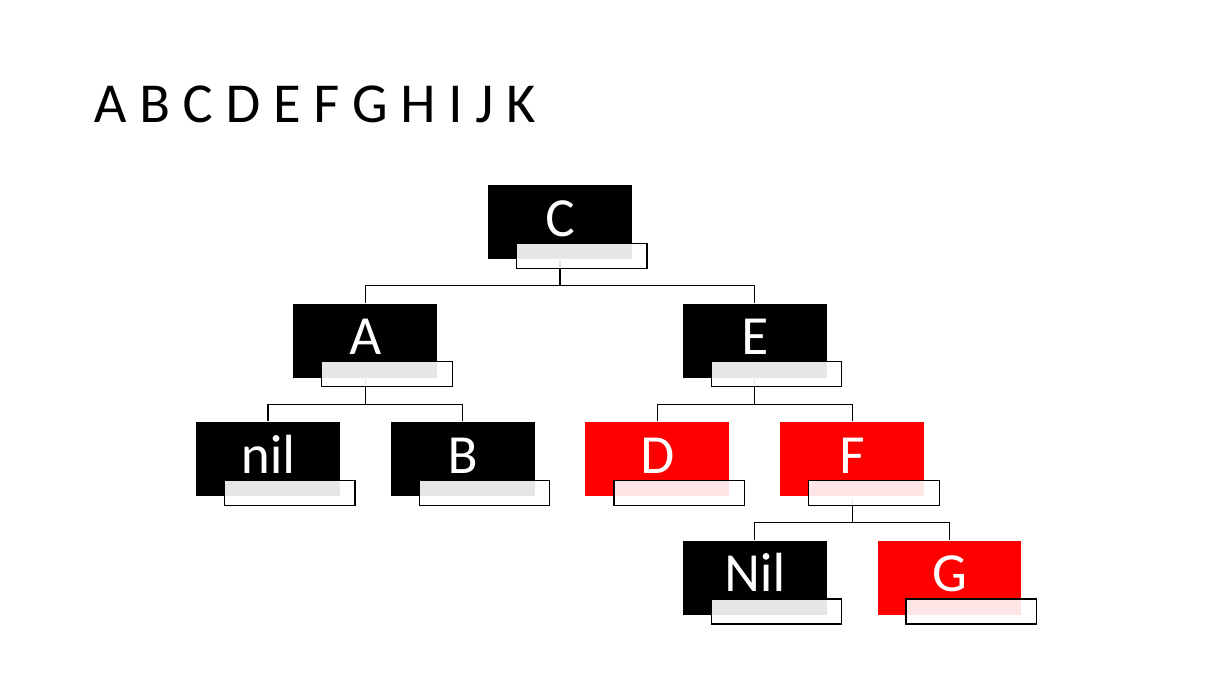
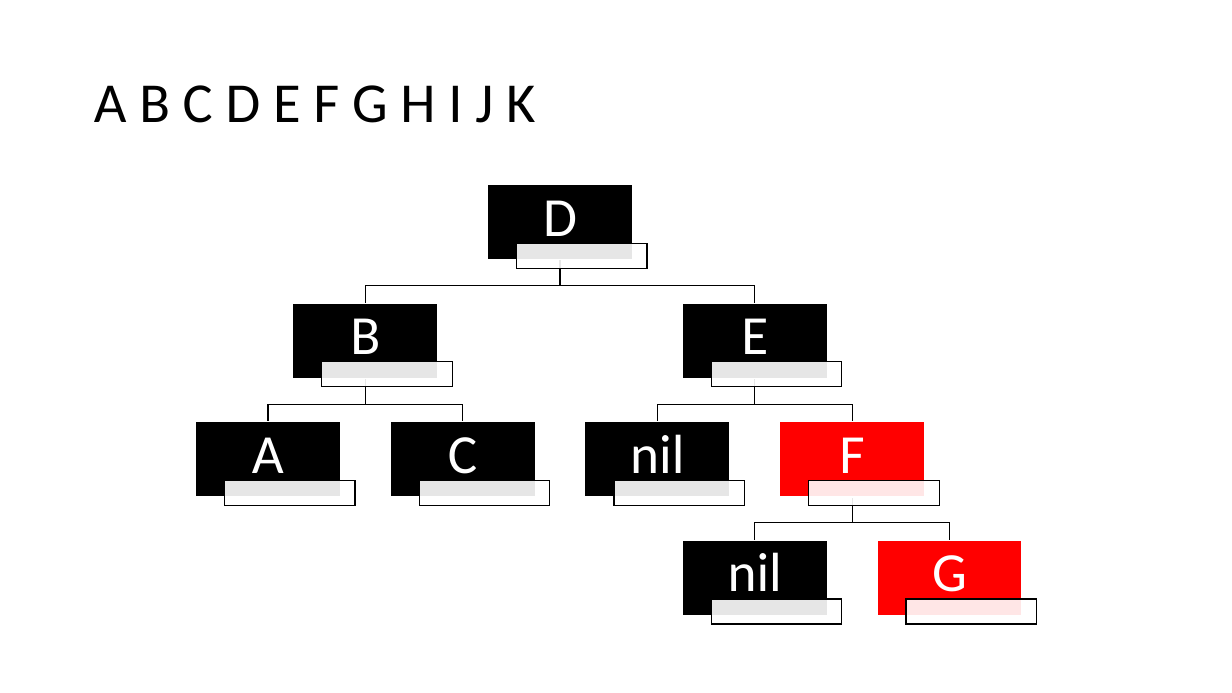
Before and after one commit to TeamOhneNamen/haw.bai3.adp, a slide deck: slide 28 of doc/p3/3.3.pptx (slide 30 before the commit). Drawn at 1232x693 pixels with LibreOffice and Linux fonts; fonts in the diff are those of the drawing. Boxes give left, top, right and bottom in pixels: in the first picture for what was removed or moved away, otherwise in the second. Text is boxed around its words. In the diff, an @@ line names an element or a change of style, - is before the commit and + after.

```diff
--- a/doc/p3/3.3.pptx
+++ b/doc/p3/3.3.pptx
@@ text "D": place and size @@
-text "D" at [640,437,674,486]
+text "D" at [543,200,577,249]
@@ text "B": place and size @@
-text "B" at [448,437,478,486]
+text "B" at [350,318,380,367]
@@ text "A": place and size @@
-text "A" at [349,318,381,367]
+text "A" at [252,437,284,486]
@@ text "C": place and size @@
-text "C" at [545,200,574,249]
+text "C" at [448,437,477,486]
@@ text "nil": place and size @@
-text "nil" at [241,434,295,486]
+text "nil" at [630,434,684,486]
@@ rectangle at [585,422,730,497]: fill #FF0000 to #000000 @@
@@ text at [728,552,782,604]: text changed @@
-Nil
+nil
```
Also in this commit, not shown: 7 other slides changed, 11 slides added.
